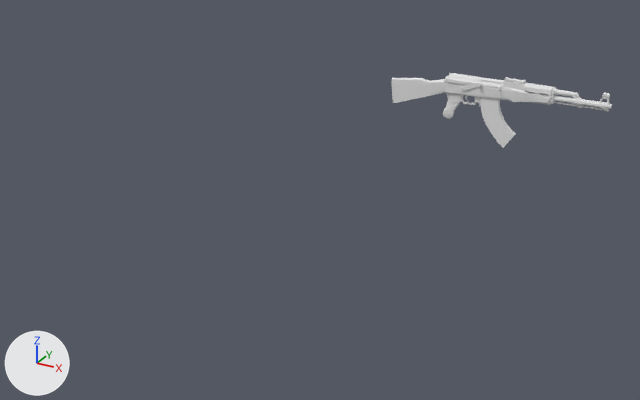
The Blender file Harjoitustyö/AnttiHeikkinen_AK47.blend as it was, and as the next commit left it.
The view is the same before and after, from a camera (50 mm lens) standing at (4.32, -12.99, 3.97) and looking at (-2.96, 0.24, -2.65). Lighting does not change. The marker at lower left points along +X, +Y and +Z.

The older version as bpy lines, for what is in view:
```python
me_cube = bpy.data.meshes.new('Cube')
me_cube.from_pydata(...)  # 2381 vertices, 2391 faces; spans x -2.72..3.8, y -6.08..1.44, z -0.84..1.73
me_cube.materials.append(mat_material)  # white #e7e7e7
ob_cube = bpy.data.objects.new('Cube', me_cube)
ob_cube.location = (0.0, 0.0, 0.0)
ob_cube.rotation_euler = (1.571, 0.0, 0.0)  # degrees (90, 0, 0)
ob_cube.scale = (0.54, 0.15, 0.11)
```
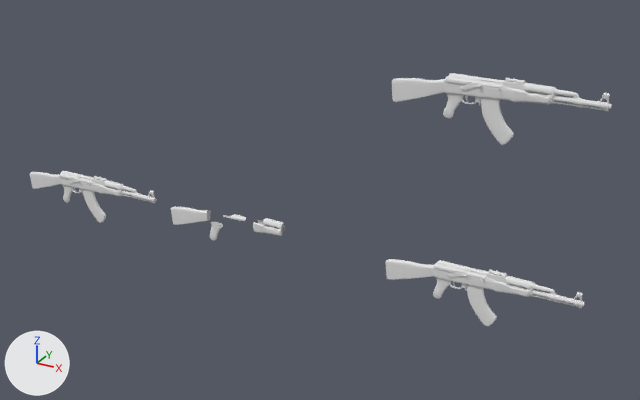
The newer file is also turned or shifted as a whole; pictures and numbers use the older file's frame.

Location of each change, (x1, y1, x2, y2) in pixels of the pictures (640 x 400 px):
'BlackMetal', added
    after: (30, 171, 157, 223)
'DuplicateRifle', added
    after: (433, 260, 585, 308)
'WoodenParts', added
    after: (171, 207, 285, 241)
'DuplicateRifle.002', added
    after: (386, 259, 434, 280)
'DuplicateRifle.004', added
    after: (467, 285, 497, 326)
'DuplicateRifle.003', added
    after: (494, 276, 533, 297)
'DuplicateRifle.005', added
    after: (433, 279, 450, 299)
'DuplicateRifle.001', added
    after: (455, 271, 485, 282)
'ShinyMetal', added
    after: (223, 214, 246, 221)
'BlackMetal.001', added
    after: (73, 178, 91, 185)

Edits to the bpy script that builds the scene:
```text
Add ob_duplicaterifle:
    ob_duplicaterifle = bpy.data.objects.new('DuplicateRifle', me_cube_005)  # 1719 vertices, 1659 faces; spans x -1.06..3.8, y -2.05..1.44, z -0.84..1.26; in mat_material_004 (white #e7e7e7); modifiers SUBSURF
    ob_duplicaterifle.location = (0.0, 0.0, -3.34)
    ob_duplicaterifle.rotation_euler = (1.571, 0.0, 0.0)  # degrees (90, 0, 0)
    ob_duplicaterifle.scale = (0.54, 0.15, 0.11)
Add ob_shinymetal:
    ob_shinymetal = bpy.data.objects.new('ShinyMetal', me_cube_003)  # 22 vertices, 11 faces; spans x -0.273..0.712, y 0.24..0.851, z 0.294..0.756; in mat_material_003 (white #e7e7e7); modifiers SUBSURF
    ob_shinymetal.location = (-4.8, 0.0, -3.34)
    ob_shinymetal.rotation_euler = (1.571, 0.0, 0.0)  # degrees (90, 0, 0)
    ob_shinymetal.scale = (0.54, 0.15, 0.11)
Add ob_blackmetal:
    ob_blackmetal = bpy.data.objects.new('BlackMetal', me_cube_002)  # 2351 vertices, 2353 faces; spans x -2.72..3.8, y -6.08..1.44, z -0.84..1.26; in mat_material_002 (white #e7e7e7); modifiers SUBSURF
    ob_blackmetal.location = (-8.72, 0.0, -3.34)
    ob_blackmetal.rotation_euler = (1.571, 0.0, 0.0)  # degrees (90, 0, 0)
    ob_blackmetal.scale = (0.54, 0.15, 0.11)
Add ob_woodenparts:
    ob_woodenparts = bpy.data.objects.new('WoodenParts', me_cube_001)  # 675 vertices, 618 faces; spans x -2.72..2.19, y -3.94..1.15, z -0.84..0.84; in mat_material_001 (white #e7e7e7); modifiers SUBSURF
    ob_woodenparts.location = (-4.8, 0.0, -3.34)
    ob_woodenparts.rotation_euler = (1.571, 0.0, 0.0)  # degrees (90, 0, 0)
    ob_woodenparts.scale = (0.54, 0.15, 0.11)
Add ob_blackmetal_001:
    ob_blackmetal_001 = bpy.data.objects.new('BlackMetal.001', me_cube_004)  # 48 vertices, 38 faces; spans x -0.268..0.712, y 0.24..0.811, z 0.335..1.734; in mat_material_002 (white #e7e7e7); modifiers SUBSURF
    ob_blackmetal_001.location = (-8.72, 0.0, -3.34)
    ob_blackmetal_001.rotation_euler = (1.571, 0.0, 0.0)  # degrees (90, 0, 0)
    ob_blackmetal_001.scale = (0.54, 0.15, 0.11)
Add ob_duplicaterifle_001:
    ob_duplicaterifle_001 = bpy.data.objects.new('DuplicateRifle.001', me_cube_006)  # 51 vertices, 40 faces; spans x -0.273..0.712, y 0.24..0.851, z 0.294..1.734; in mat_material_004 (white #e7e7e7); modifiers SUBSURF
    ob_duplicaterifle_001.location = (0.0, 0.0, -3.34)
    ob_duplicaterifle_001.rotation_euler = (1.571, 0.0, 0.0)  # degrees (90, 0, 0)
    ob_duplicaterifle_001.scale = (0.54, 0.15, 0.11)
Add ob_duplicaterifle_002:
    ob_duplicaterifle_002 = bpy.data.objects.new('DuplicateRifle.002', me_cube_007)  # 122 vertices, 108 faces; spans x -2.72..-0.98, y -3.12..0.31, z -0.58..0.58; in mat_material_004 (white #e7e7e7); modifiers SUBSURF
    ob_duplicaterifle_002.location = (0.0, 0.0, -3.34)
    ob_duplicaterifle_002.rotation_euler = (1.571, 0.0, 0.0)  # degrees (90, 0, 0)
    ob_duplicaterifle_002.scale = (0.54, 0.15, 0.11)
Add ob_duplicaterifle_003:
    ob_duplicaterifle_003 = bpy.data.objects.new('DuplicateRifle.003', me_cube_008)  # 410 vertices, 378 faces; spans x 1.03..2.19, y -0.93..1.15, z -0.84..0.84; in mat_material_004 (white #e7e7e7); modifiers SUBSURF
    ob_duplicaterifle_003.location = (0.0, 0.0, -3.34)
    ob_duplicaterifle_003.rotation_euler = (1.571, 0.0, 0.0)  # degrees (90, 0, 0)
    ob_duplicaterifle_003.scale = (0.54, 0.15, 0.11)
Add ob_duplicaterifle_004:
    ob_duplicaterifle_004 = bpy.data.objects.new('DuplicateRifle.004', me_cube_009)  # 80 vertices, 74 faces; spans x 0.13..1.22, y -6.08..-0.94, z -0.37..0.37; in mat_material_004 (white #e7e7e7); modifiers SUBSURF
    ob_duplicaterifle_004.location = (0.0, 0.0, -3.34)
    ob_duplicaterifle_004.rotation_euler = (1.571, 0.0, 0.0)  # degrees (90, 0, 0)
    ob_duplicaterifle_004.scale = (0.54, 0.15, 0.11)
Add ob_duplicaterifle_005:
    ob_duplicaterifle_005 = bpy.data.objects.new('DuplicateRifle.005', me_cube_010)  # 143 vertices, 132 faces; spans x -1.01..-0.43, y -3.94..-1.23, z -0.41..0.41; in mat_material_004 (white #e7e7e7); modifiers SUBSURF
    ob_duplicaterifle_005.location = (0.0, 0.0, -3.34)
    ob_duplicaterifle_005.rotation_euler = (1.571, 0.0, 0.0)  # degrees (90, 0, 0)
    ob_duplicaterifle_005.scale = (0.54, 0.15, 0.11)
```
